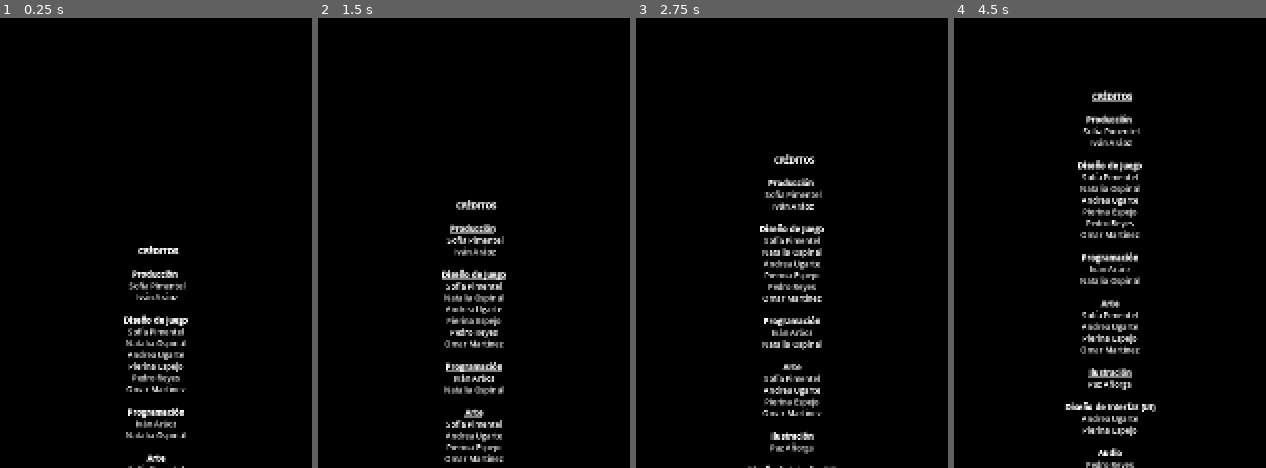
Above: before the commit, frames 1-4 (left to right).
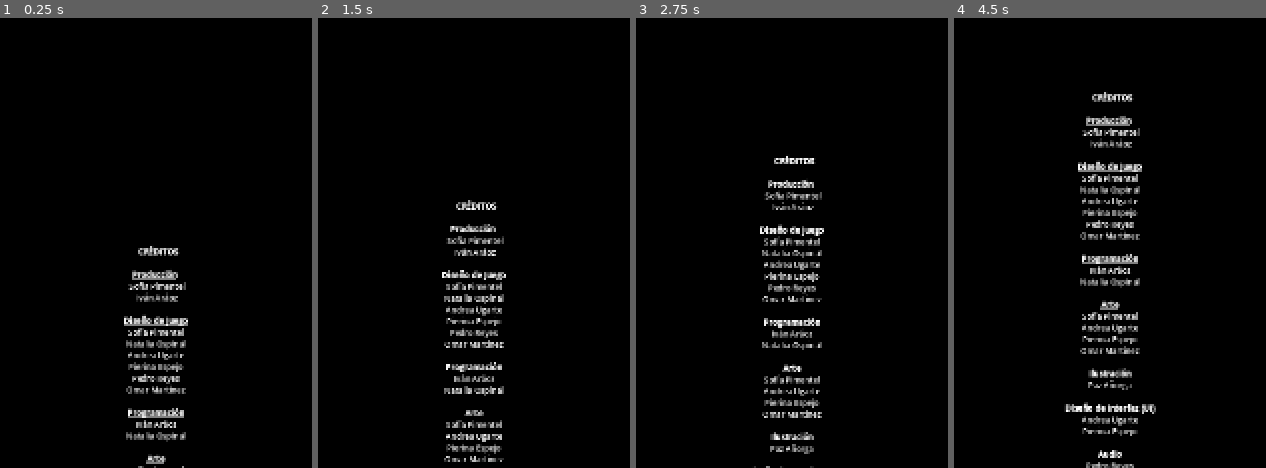
Above: after the commit, the same moments.

Repository: NataliaOspinal/juegoLGJ
Game: Godot game, scene res://scenes/ui/credits.tscn
Same seed, same stepped clock (60 frames per second), same inputs: the game is played once before the commit and once after it. This scene is started directly instead of the project's main scene.
Inputs:
- Up to frame 1 (0.25 s): no input
- Up to frame 2 (1.5 s): hold D (right) from 0.53 s (still down); tap Q (mascara) at 0.6, 1.35 s; tap Up (jump) at 0.77 s
- Up to frame 3 (2.75 s): tap Up (jump) at 1.52 s; release D (right) at 2.03 s; hold A (left) from 2.03 s (still down); tap Q (mascara) at 2.1 s
- Up to frame 4 (4.5 s): release A (left) at 2.78 s; hold D (right) 2.78-4.28 s; tap Q (mascara) at 2.85, 3.6, 4.35 s; tap Up (jump) at 3.02, 3.77 s; hold A (left) from 4.28 s (still down)

The runs differ from the first frame. In frame 1, 2.1% of the frame differs, in the area x 39-61%, y 50-100%; in frame 2, 2.5%; in frame 3, 3.4%; in frame 4, 4.6%, in the area x 35-65%, y 16-100%.

Commit message:
Fix credits scroll timing and improve tween setup
Set the default credits_time to 25.0 seconds and adjusted margin_increment to 0.0. Improved tween initialization, used get_content_height for text sizing, and ensured proper frame processing before layout calculations for smoother credits scrolling.

Diff:
--- a/scenes/ui/credits.tscn
+++ b/scenes/ui/credits.tscn
@@ -16,7 +16,6 @@
 vertical_scroll_mode = 3
 script = ExtResource("1_oap8i")
 text_node = NodePath("MarginContainer/RichTextLabel")
-credits_time = 25.0
 
 [node name="MarginContainer" type="MarginContainer" parent="."]
 layout_mode = 2
--- a/scripts/ui/credits.gd
+++ b/scripts/ui/credits.gd
@@ -1,23 +1,26 @@
 extends ScrollContainer
 
-@export var text_node : RichTextLabel
-@export_range(1,100000,0.1) var credits_time : float = 1
-@export_range(0,100000,0.1) var margin_increment : float = 0
+@export var text_node: RichTextLabel
+@export_range(1, 100000, 0.1) var credits_time: float = 25.0
+@export_range(0, 100000, 0.1) var margin_increment: float = 0.0
 
-@onready var margin : MarginContainer = $MarginContainer
+@onready var margin: MarginContainer = $MarginContainer
 
 func _ready() -> void:
-	var tween = create_tween()
+	await get_tree().process_frame
+	await get_tree().process_frame
 
-	await get_tree().create_timer(0.01).timeout
 
-	var text_box_size = text_node.size.y
+	var text_box_size := text_node.get_content_height()
 
-	var window_size = DisplayServer.window_get_size().y
+	var window_size := DisplayServer.window_get_size().y
 	margin.add_theme_constant_override("margin_top", window_size + margin_increment)
 	margin.add_theme_constant_override("margin_bottom", window_size + margin_increment)
 
-	var scroll_amount = ceil(text_box_size * 3/4 + window_size * 2 + margin_increment)
+	var scroll_amount = ceil(text_box_size * 3.0/4.0 + window_size * 2.0 + margin_increment)
+
+	var tween := create_tween()
+	tween.set_pause_mode(Tween.TWEEN_PAUSE_PROCESS)
 
 	tween.tween_property(
 		self,
@@ -27,7 +30,6 @@
 	)
 
 	tween.finished.connect(_is_credits_over)
-	tween.play()
 
 func _is_credits_over() -> void:
 	get_tree().change_scene_to_file("res://scenes/ui/main_menu.tscn")
